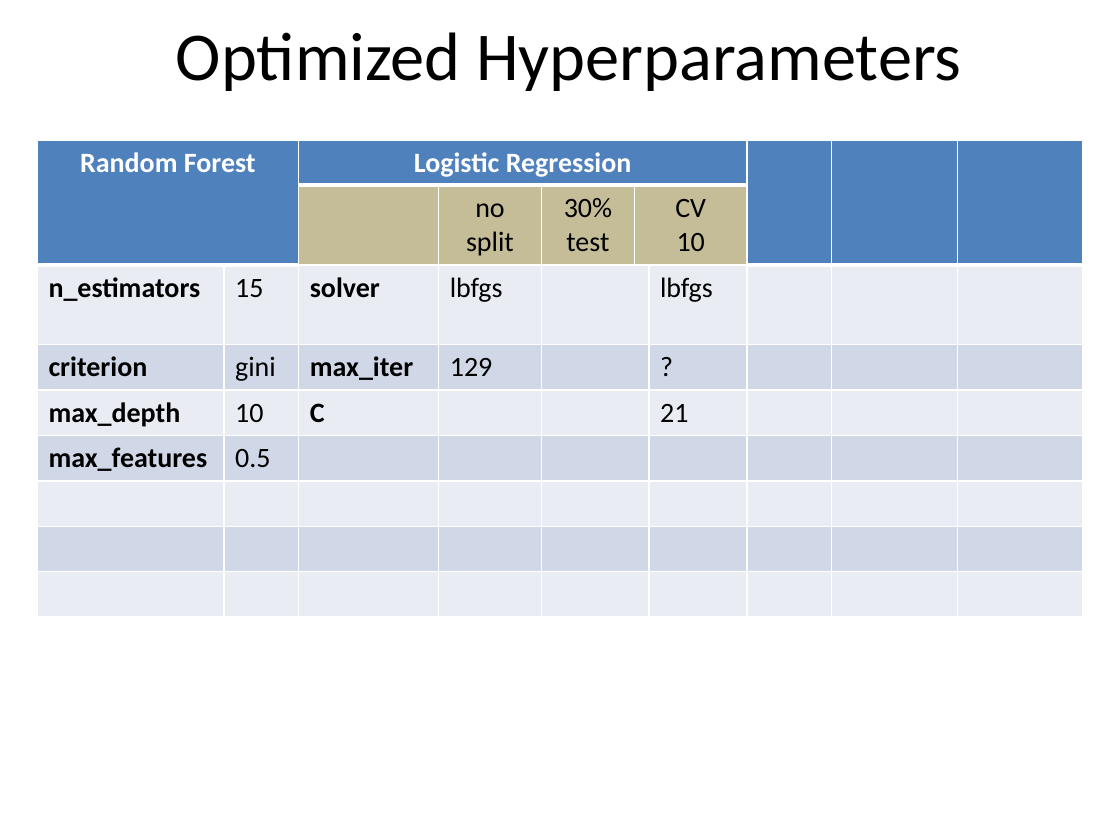
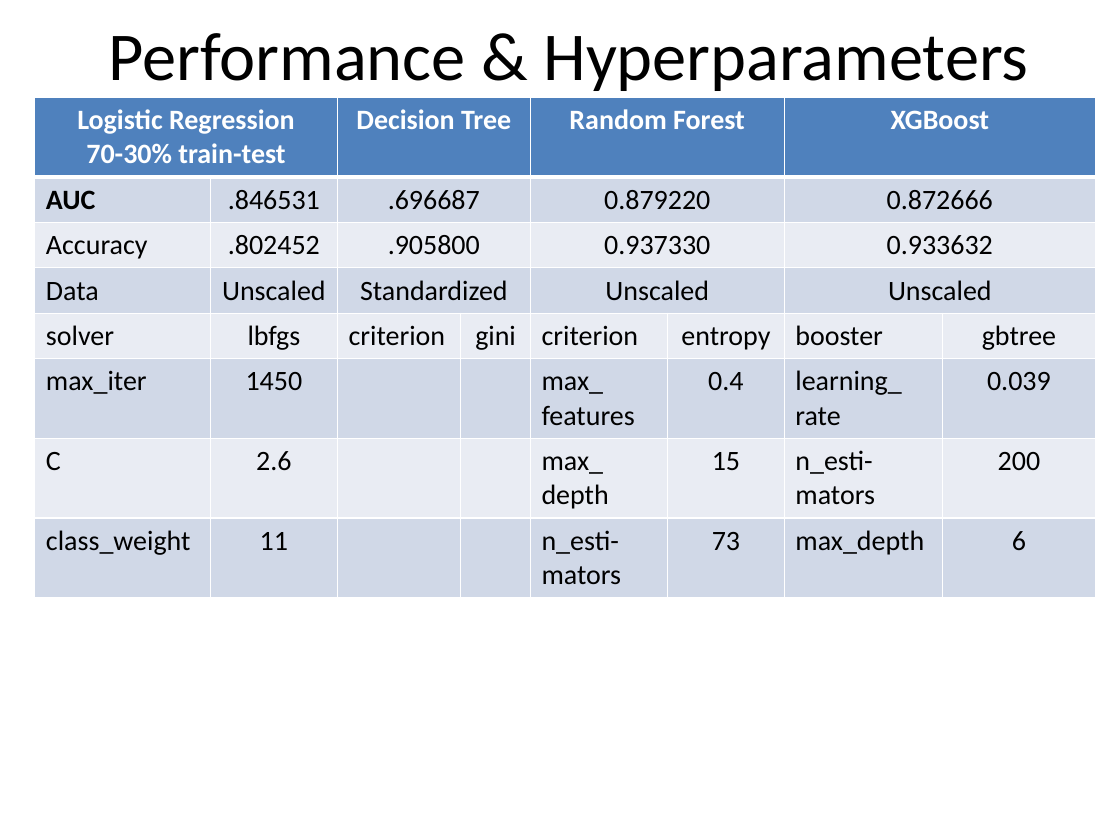
Before and after one commit to ysereda/Springboard, a slide deck: slide 7 of Capstone2_Customer_Churn.pptx (slide 13 before the commit). Drawn at 1120x840 pixels with LibreOffice and Linux fonts; fonts in the diff are those of the drawing. Boxes give left, top, right and bottom in pixels: in the first picture for what was removed or moved away, otherwise in the second. Text is boxed around its words. In the diff, an @@ line names an element or a change of style, - is before the commit and + after.

Commit message:
performance & hyperparameters

```diff
--- a/Capstone2_Customer_Churn.pptx
+++ b/Capstone2_Customer_Churn.pptx
@@ text at [108, 33, 1028, 91]: text changed @@
-Optimized Hyperparameters
+Performance & Hyperparameters
@@ table added at [35, 97, 1095, 592], 8 rows, 8 columns @@
+Logistic Regression / 70-30% train-test |  | Decision Tree |  | Random Forest |  | XGBoost | 
+AUC | .846531 | .696687 |  | 0.879220 |  | 0.872666 | 
+Accuracy | .802452 | .905800 |  | 0.937330 |  | 0.933632 | 
+Data | Unscaled | Standardized |  | Unscaled |  | Unscaled | 
+solver | lbfgs | criterion | gini | criterion | entropy | booster | gbtree
+max_iter | 1450 |  |  | max_ features | 0.4 | learning_ rate | 0.039
+C | 2.6 |  |  | max_ depth | 15 | n_esti-mators | 200
+class_weight | 11 |  |  | n_esti-mators | 73 | max_depth | 6
@@ table removed at [37, 140, 1084, 614], 9 rows, 10 columns @@
-Random Forest |  | Logistic Regression |  |  |  |  |  |  | 
- |  |  | no split | 30% test | CV / 10 |  |  |  | 
-n_estimators | 15 | solver | lbfgs |  |  | lbfgs |  |  | 
-criterion | gini | max_iter | 129 |  |  | ? |  |  | 
-max_depth | 10 | C |  |  |  | 21 |  |  | 
-max_features | 0.5 |  |  |  |  |  |  |  | 
- |  |  |  |  |  |  |  |  | 
- |  |  |  |  |  |  |  |  | 
- |  |  |  |  |  |  |  |  | 
```
